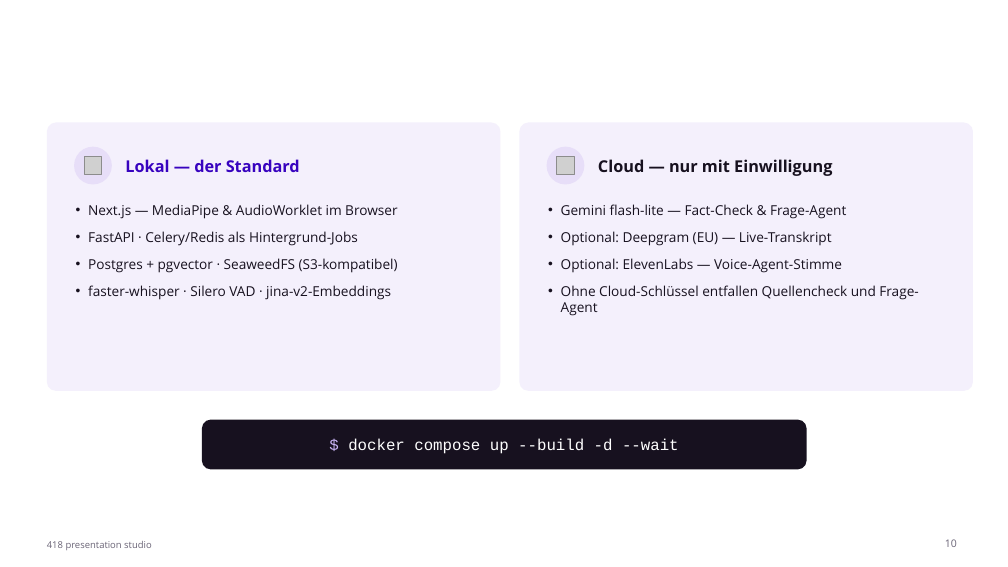
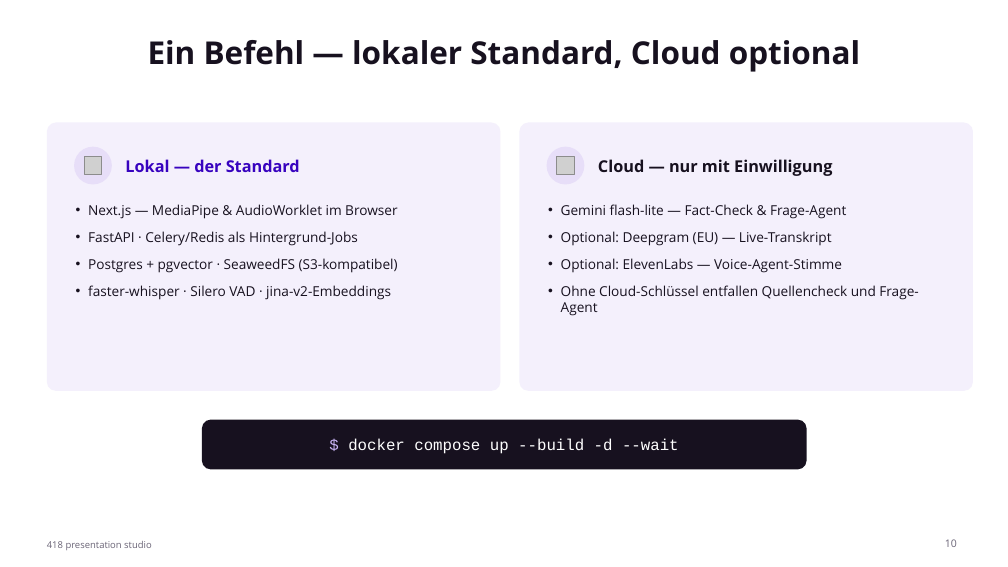
Before and after one commit to johannes3502/hackathon-fulda, a slide deck: slide 10 of pitch/PitchPractice-Pitch.pptx. Drawn at 1008x567 pixels with LibreOffice and Linux fonts; fonts in the diff are those of the drawing; grey boxes stand for pictures. Boxes give left, top, right and bottom in pixels: in the first picture for what was removed or moved away, otherwise in the second. Text is boxed around its words. In the diff, an @@ line names an element or a change of style, - is before the commit and + after.

```diff
--- a/pitch/PitchPractice-Pitch.pptx
+++ b/pitch/PitchPractice-Pitch.pptx
@@ title added at (148,40,860,72), 30 pt, text #17111F, bold @@
+Ein Befehl — lokaler Standard, Cloud optional
```
Also in this commit, not shown: 9 other slides changed, 13 other files.
